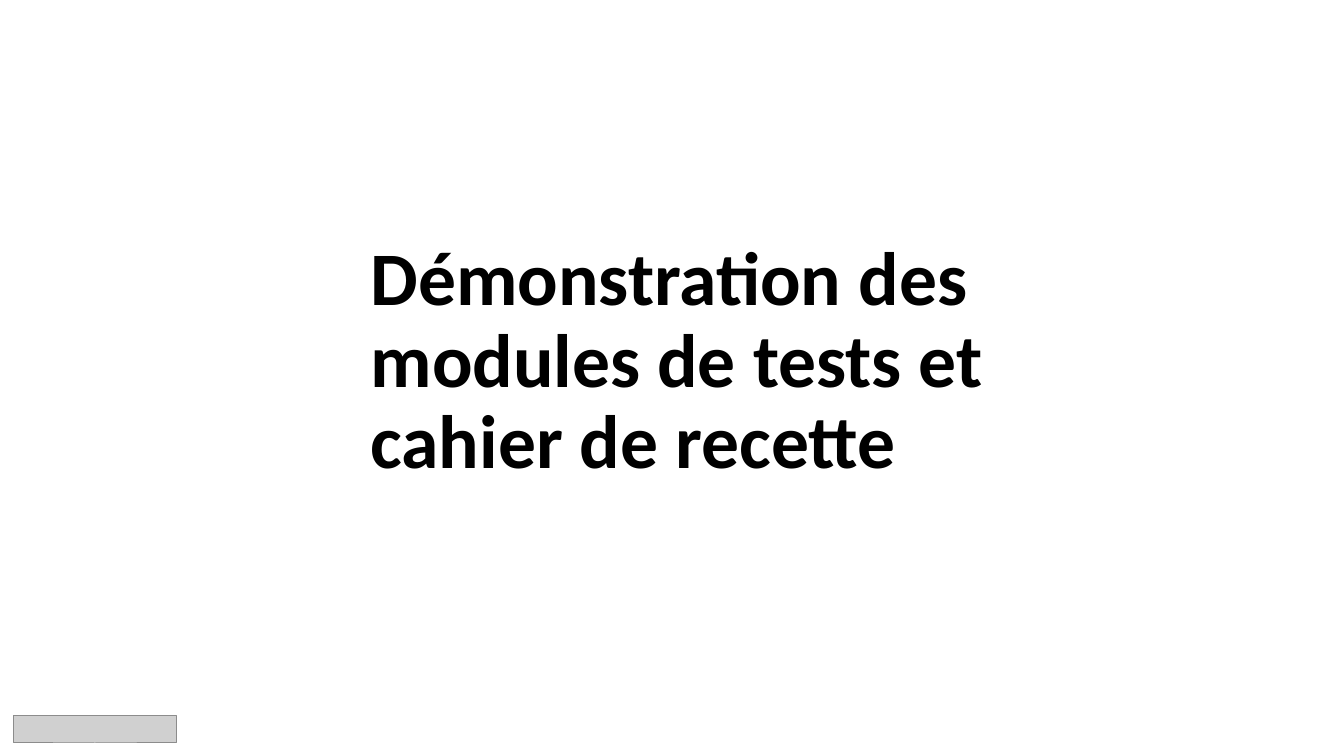
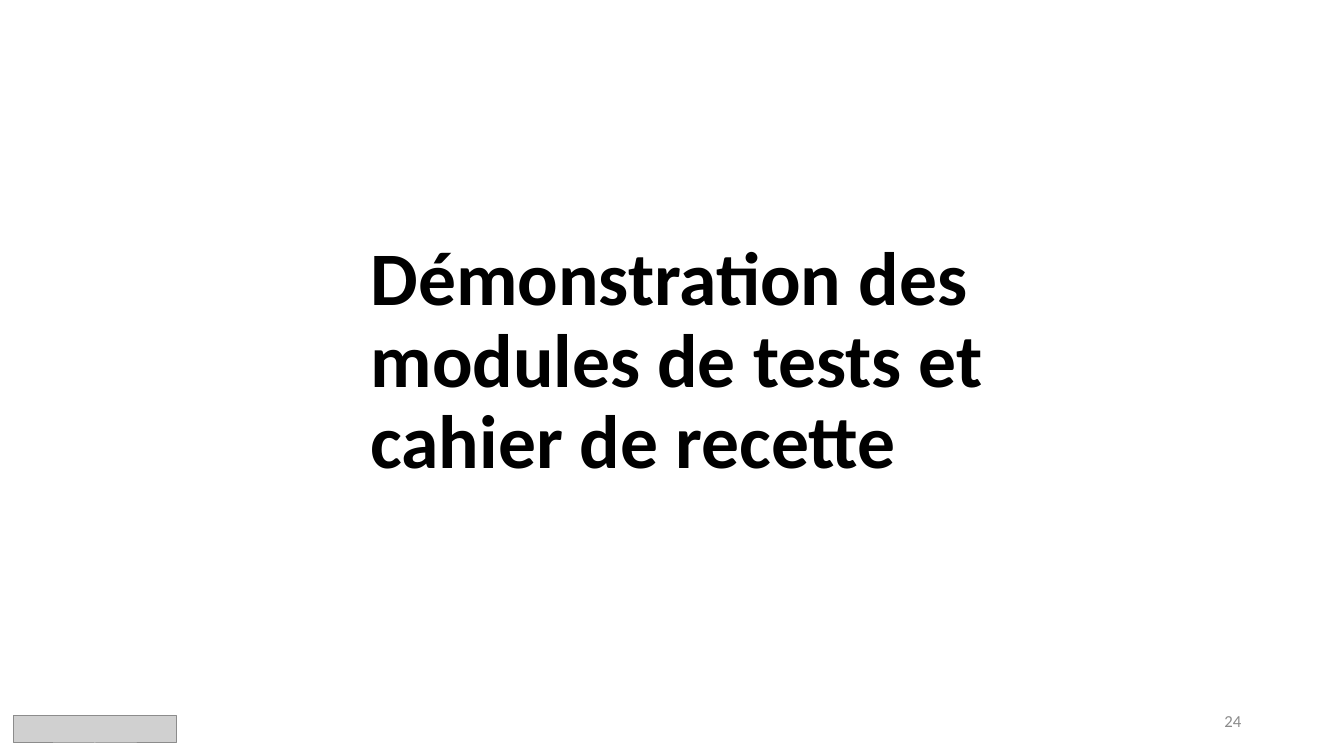
Before and after one commit to LeducJean/ProjetDMX, a slide deck: slide 24 of documentation/Diapo projetDMX.pptx. Drawn at 1344x756 pixels with LibreOffice and Linux fonts; fonts in the diff are those of the drawing; grey boxes stand for pictures. Boxes give left, top, right and bottom in pixels: in the first picture for what was removed or moved away, otherwise in the second. Text is boxed around its words. In the diff, an @@ line names an element or a change of style, - is before the commit and + after.

```diff
--- a/documentation/Diapo projetDMX.pptx
+++ b/documentation/Diapo projetDMX.pptx
@@ page number added at [1224,716,1241,727], 12 pt, text #8C8C8C @@
+24
```
Also in this commit, not shown: 22 other slides changed, 5 other files.
